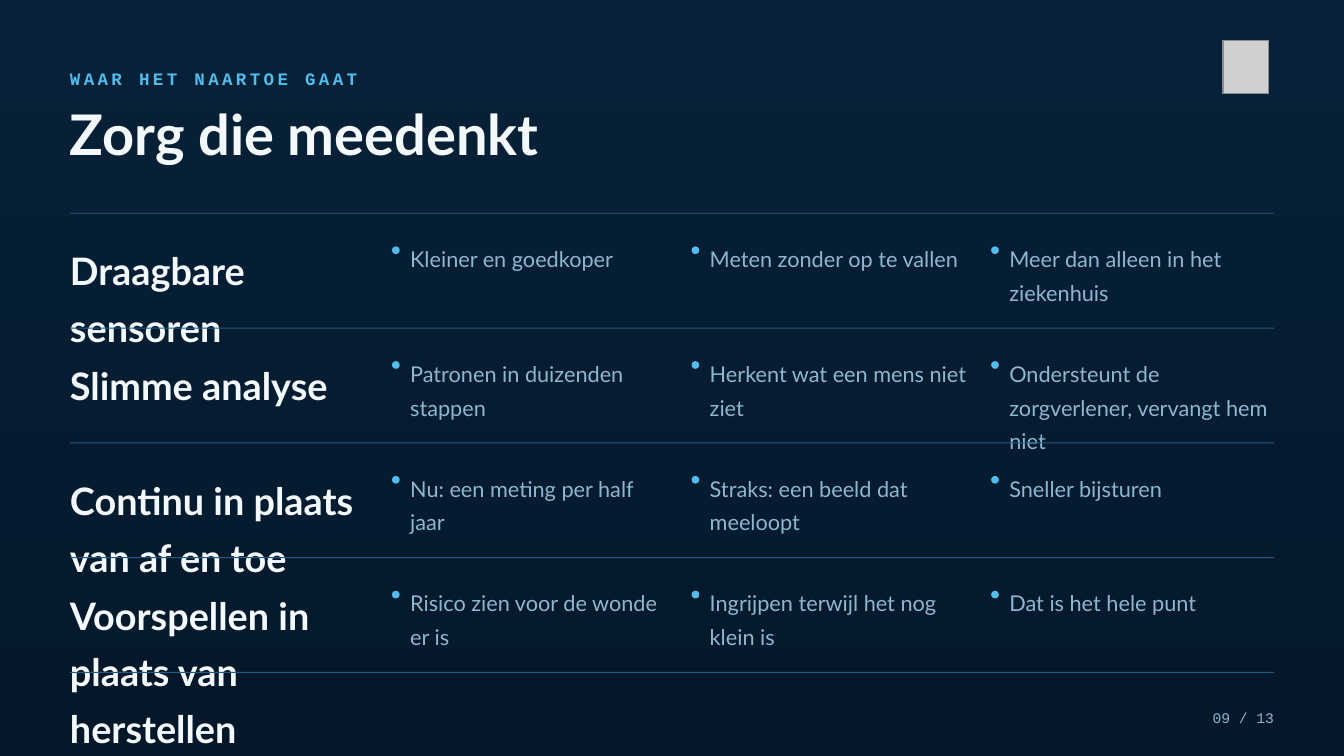
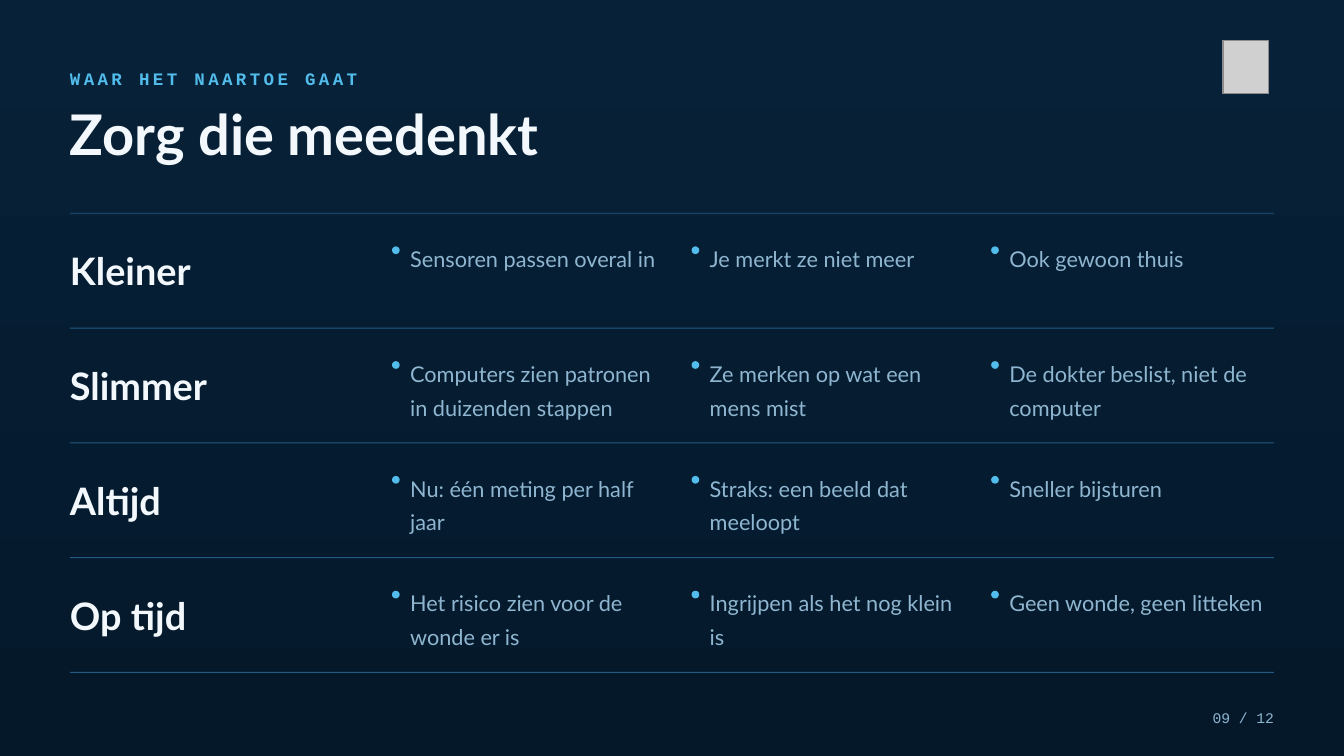
Before and after one commit to Dellfs/paradise-project, a slide deck: slide 9 of PARADISE_presentatie/PARADISE_kortrijk_kerngezond.pptx. Drawn at 1344x756 pixels with LibreOffice and Linux fonts; fonts in the diff are those of the drawing; grey boxes stand for pictures. Boxes give left, top, right and bottom in pixels: in the first picture for what was removed or moved away, otherwise in the second. Text is boxed around its words. In the diff, an @@ line names an element or a change of style, - is before the commit and + after.

```diff
--- a/PARADISE_presentatie/PARADISE_kortrijk_kerngezond.pptx
+++ b/PARADISE_presentatie/PARADISE_kortrijk_kerngezond.pptx
@@ text at [70, 257, 191, 286]: text changed @@
-Draagbare sensoren
+Kleiner
@@ text at [410, 251, 655, 271]: text changed @@
-Kleiner en goedkoper
+Sensoren passen overal in
@@ text at [710, 251, 915, 267]: text changed @@
-Meten zonder op te vallen
+Je merkt ze niet meer
@@ text at [1009, 251, 1184, 271]: text changed @@
-Meer dan alleen in het ziekenhuis
+Ook gewoon thuis
@@ text at [70, 372, 207, 401]: text changed @@
-Slimme analyse
+Slimmer
@@ text at [410, 366, 651, 420]: text changed @@
-Patronen in duizenden stappen
+Computers zien patronen in duizenden stappen
@@ text at [710, 366, 921, 416]: text changed @@
-Herkent wat een mens niet ziet
+Ze merken op wat een mens mist
@@ text at [1009, 366, 1247, 420]: text changed @@
-Ondersteunt de zorgverlener, vervangt hem niet
+De dokter beslist, niet de computer
@@ text at [70, 487, 161, 522]: text changed @@
-Continu in plaats van af en toe
+Altijd
@@ text at [410, 481, 634, 534]: text changed @@
-Nu: een meting per half jaar
+Nu: één meting per half jaar
@@ text at [410, 595, 623, 645]: text changed @@
-Risico zien voor de wonde er is
+Het risico zien voor de wonde er is
@@ text at [710, 595, 952, 645]: text changed @@
-Ingrijpen terwijl het nog klein is
+Ingrijpen als het nog klein is
@@ text at [1009, 595, 1262, 615]: text changed @@
-Dat is het hele punt
+Geen wonde, geen litteken
@@ text at [70, 602, 186, 637]: text changed @@
-Voorspellen in plaats van herstellen
+Op tijd
@@ text at [1213, 713, 1274, 723]: text changed @@
-09 / 13
+09 / 12
```
Also in this commit, not shown: 8 other slides changed, 3 slides added, 4 slides removed, 13 other files.
